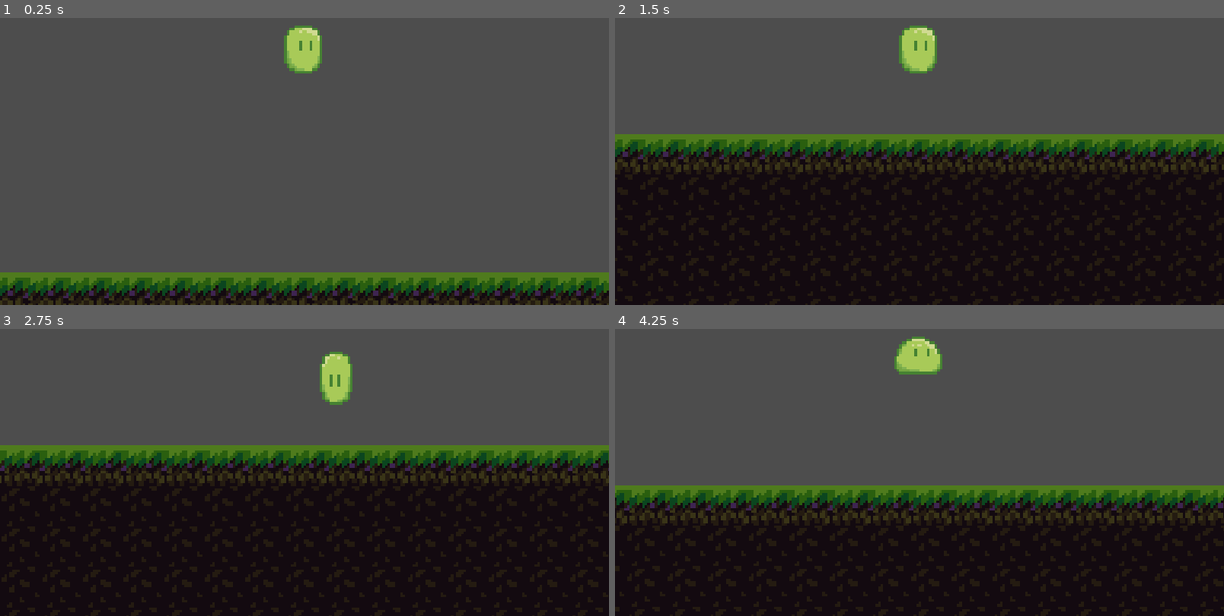
Above: before the commit, frames 1-4 (two rows, left to right).
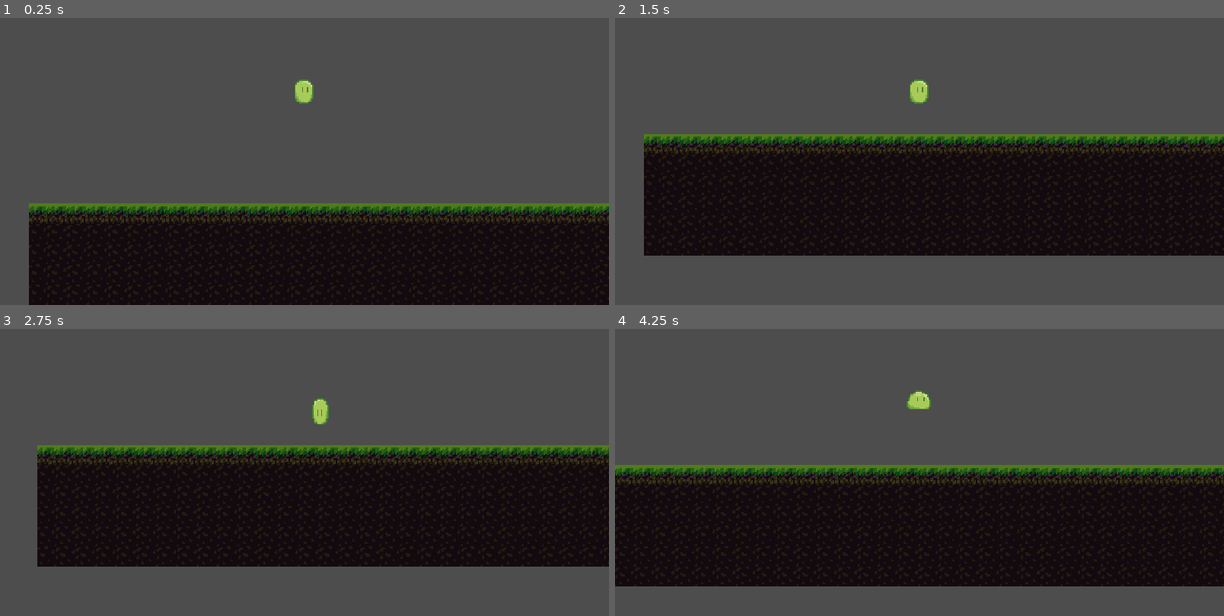
Above: after the commit, the same moments.

Repository: LiviRoseGames/Slime
Game: Godot game, scene res://playertest.tscn
The game is run twice, just before and just after one commit, with the same random seed, the same clock (stepped at 60 frames per second) and the same inputs. This scene is started directly instead of the project's main scene.
Inputs:
- Up to frame 1 (0.25 s): no input
- Up to frame 2 (1.5 s): hold Right (ui_right) from 0.53 s (still down); tap Up (ui_up) at 0.6, 0.77, 1.07, 1.35 s
- Up to frame 3 (2.75 s): tap Up (ui_up) at 1.52, 1.82, 2.1 s; release Right (ui_right) at 2.03 s; hold Left (ui_left) from 2.03 s (still down)
- Up to frame 4 (4.25 s): release Left (ui_left) at 2.78 s; hold Right (ui_right) from 2.78 s (still down); tap Up (ui_up) at 2.85, 3.02, 3.32, 3.6, 3.77, 4.07 s

The runs differ from the first frame. In frame 1, 32% of the frame differs, in the area x 0-100%, y 2-100%; in frame 2, 27%; in frame 3, 27%; in frame 4, 27%.

Commit message:
Removed get_nodes

Diff:
--- a/player.gd
+++ b/player.gd
@@ -10,7 +10,10 @@
 enum States { IDLE, MOVE, JUMP, FALL, LAND, SWALLOW, DEATH }
 
 var gravity = ProjectSettings.get_setting("physics/2d/default_gravity")
-@onready var playanim = get_node("AnimationPlayer")
+
+#Try to avoid using get_node constantly, we can set these once here
+@onready var animPlayer = $AnimationPlayer
+@onready var sprite = $AnimatedSprite2D
 
 func _physics_process(delta):
 	var direction = Input.get_axis("ui_left", "ui_right")
@@ -46,16 +49,16 @@
 	current_state = new_state
 	match new_state:
 		States.IDLE:
-			playanim.play("Idle")
+			animPlayer.play("Idle")
 		States.JUMP:
 			velocity.y = JUMP_VELOCITY
-			playanim.play("Jump")
+			animPlayer.play("Jump")
 		States.FALL:
-			playanim.play("Fall")
+			animPlayer.play("Fall")
 		States.LAND:
-			playanim.play("Land")
+			animPlayer.play("Land")
 		States.SWALLOW:
-			playanim.play("Swallow")
+			animPlayer.play("Swallow")
 		States.DEATH:
 			handle_death()
 		_:
@@ -63,23 +66,23 @@
 
 func handle_move(direction):
 	if direction != 0:
-		get_node("AnimatedSprite2D").flip_h = direction == -1
+		sprite.flip_h = direction == -1
 		velocity.x = direction * SPEED
 		if is_on_floor():
-			playanim.play("Move")
+			animPlayer.play("Move")
 			change_state(States.MOVE)
 	else:
 		velocity.x = move_toward(velocity.x, 0, SPEED)
 		if is_on_floor() and current_state != States.IDLE:
-			playanim.play("Idle")
+			animPlayer.play("Idle")
 		change_state(States.IDLE)
 
 func handle_swallow():
-	playanim.play("Swallow")
+	animPlayer.play("Swallow")
 
 func handle_jump():
 	velocity.y = JUMP_VELOCITY
-	playanim.play("Jump")
+	animPlayer.play("Jump")
 	if velocity.y > 0:
 		change_state(States.FALL)
 
@@ -87,7 +90,7 @@
 	velocity.y += gravity * delta
 	# Fall logic continuation is handled by state transitions
 func handle_land():
-	playanim.play("Land")
+	animPlayer.play("Land")
 
 func handle_death():
 	if playerhealth <= 0:
--- a/player.tscn
+++ b/player.tscn
@@ -659,7 +659,7 @@
 [node name="AnimatedSprite2D" type="AnimatedSprite2D" parent="."]
 position = Vector2(0, -12)
 sprite_frames = SubResource("SpriteFrames_6i8n1")
-animation = &"Idle"
+animation = &"Land"
 frame = 1
 offset = Vector2(6, 0)
 
@@ -673,6 +673,5 @@
 }
 
 [node name="Camera2D" type="Camera2D" parent="."]
-zoom = Vector2(2, 2)
 
 [connection signal="animation_finished" from="AnimationPlayer" to="." method="_on_animation_player_animation_finished"]
